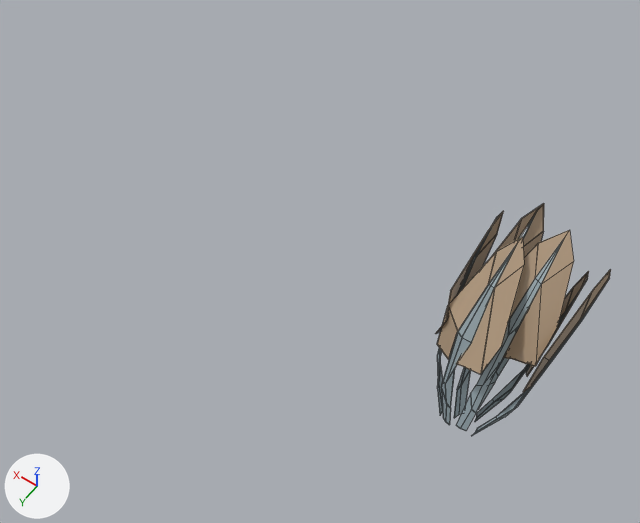
Renders of the FBX model Assets/Art/Models/Vegetables/Chard/Dry/Chard_Dry_2.fbx from each side of a commit.
Rendered twice from a 50 mm camera at (-0.051, 0.175, 0.327) aimed at (0.074, 0.0, 0.052). Lighting does not change. The marker at lower left points along +X, +Y and +Z. Mesh edges are drawn as thin lines. Where no turn or scale is listed for an object, it has been applied to the vertices.

The older version as bpy lines, for what is in view:
```python
me_plane_047 = bpy.data.meshes.new('Plane.047')
me_plane_047.from_pydata(...)  # 420 vertices, 406 faces; spans x -0.0217..0.03, y -0.0817..0.0045, z -0.0012..0.0568
me_plane_047.materials.append(mat_base_color)  # picture img_paleta_png
ob_2_dry_chard = bpy.data.objects.new('2_Dry_Chard', me_plane_047)
ob_2_dry_chard.location = (0.0, 0.0, 0.0)
```
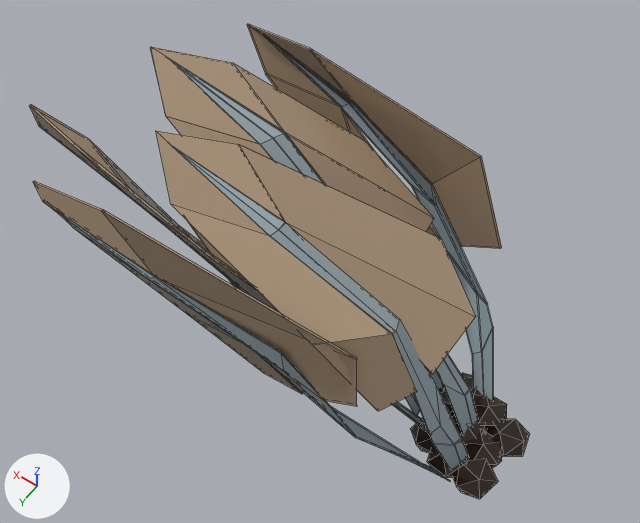
What differs and where, as boxes [x1, y1, x2, y2] in the pictures (640 x 523 px; the box of a moved part takes in the faces that stretch with it):
'2_Dry_Chard', reshaped (184% wider, 103% taller): before [435, 203, 611, 436]; after [29, 24, 530, 499]
part 1 of me_plane_047, added (black): after [410, 418, 435, 453]
part 2 of me_plane_047, added: after [461, 373, 483, 402]
part 3 of me_plane_047, added (black): after [487, 419, 530, 456]
part 4 of me_plane_047, added: after [453, 458, 498, 499]
part 5 of me_plane_047, added: after [463, 431, 502, 468]
part 6 of me_plane_047, added (black): after [427, 447, 469, 477]
part 7 of me_plane_047, added: after [474, 396, 507, 432]
part 8 of me_plane_047, added: after [452, 415, 485, 442]
part 9 of me_plane_047, added: after [438, 387, 455, 417]
part 10 of me_plane_047, moved or reshaped: before [503, 230, 574, 366]; after [150, 47, 434, 297]
part 11 of me_plane_047, moved or reshaped: before [437, 237, 524, 374]; after [156, 131, 476, 411]
part 12 of me_plane_047, moved or reshaped (not visible before): after [187, 221, 242, 291]
part 13 of me_plane_047, deleted: before [435, 211, 611, 436]
part 14 of me_plane_047, built on: before [437, 203, 544, 425]; after [29, 24, 502, 481]

What the commit changed:
me_plane_047 is used by ob_2_dry_chard; location (0.0, 0.0, 0.0).
me_plane_047 had 420 vertices, 406 faces and spanned x -0.0217..0.03, y -0.0817..0.0045, z -0.0012..0.0568.
me_plane_047 now has 528 vertices, 586 faces and spans x -0.0253..0.1777, y -0.0471..0.0653, z -0.0077..0.1235.
me_plane_047 part 1: a new loose piece, an icosphere of 20 faces spanning x -0.0003..0.0181, y 0.0027..0.0204, z -0.0071..0.0042, in mat_base_color (picture img_paleta_png).
me_plane_047 part 2: a new loose piece, an icosphere of 20 faces spanning x -0.0025..0.0159, y -0.0224..-0.0047, z -0.0071..0.0042, in mat_base_color (picture img_paleta_png).
me_plane_047 part 3: a new loose piece, an icosphere of 20 faces spanning x -0.0253..-0.0071, y -0.0135..0.0042, z -0.0072..0.0042, in mat_base_color (picture img_paleta_png).
me_plane_047 part 4: a new loose piece, an icosphere of 20 faces spanning x -0.0227..-0.0043, y 0.0089..0.0266, z -0.0071..0.0042, in mat_base_color (picture img_paleta_png).
me_plane_047 part 5: a new loose piece, an icosphere of 20 faces spanning x -0.0192..-0.0024, y -0.002..0.0157, z -0.0077..0.0048, in mat_base_color (picture img_paleta_png).
me_plane_047 part 6: a new loose piece, an icosphere of 20 faces spanning x -0.0113..0.0069, y 0.0077..0.0254, z -0.0072..0.0042, in mat_base_color (picture img_paleta_png).
me_plane_047 part 7: a new loose piece, an icosphere of 20 faces spanning x -0.0126..0.0042, y -0.0183..-0.0006, z -0.0077..0.0048, in mat_base_color (picture img_paleta_png).
me_plane_047 part 8: a new loose piece, an icosphere of 20 faces spanning x -0.0094..0.0074, y -0.0058..0.0119, z -0.0077..0.0048, in mat_base_color (picture img_paleta_png).
me_plane_047 part 9: a new loose piece, an icosphere of 20 faces spanning x 0.0039..0.0221, y -0.0117..0.006, z -0.0072..0.0042, in mat_base_color (picture img_paleta_png).
me_plane_047 part 10: the loose piece of 28 vertices spanning x -0.0145..0.0141, y -0.0681..-0.0175, z 0.0278..0.0568 is turned 90 degrees about the z axis through its middle and scaled by 2.17, then moved by (0.0933, 0.0424, 0.0497).
me_plane_047 part 11: the loose piece of 28 vertices spanning x -0.0016..0.0249, y -0.0548..-0.0029, z 0.0287..0.0559 is turned 90 degrees about the z axis through its middle and scaled by 2.17, then moved by (0.0511, 0.0542, 0.0497).
me_plane_047 part 12: the loose piece of 28 vertices spanning x -0.0108..0.0127, y -0.0678..-0.0296, z 0.0127..0.0295 is turned 90 degrees about the z axis through its middle and scaled by 2.17, then moved by (0.1049, 0.0507, 0.0247).
me_plane_047 part 13: 7 loose pieces with 212 vertices, spanning x -0.0217..0.03, y -0.0692..0.0036, z -0.0012..0.0561, are deleted.
me_plane_047 part 14: 124 vertices removed from x 0.0031..0.03, y -0.0817..0.0045, z -0.0011..0.055; 336 vertices added at x -0.0097..0.1777, y -0.0471..0.0653, z -0.0054..0.122.
